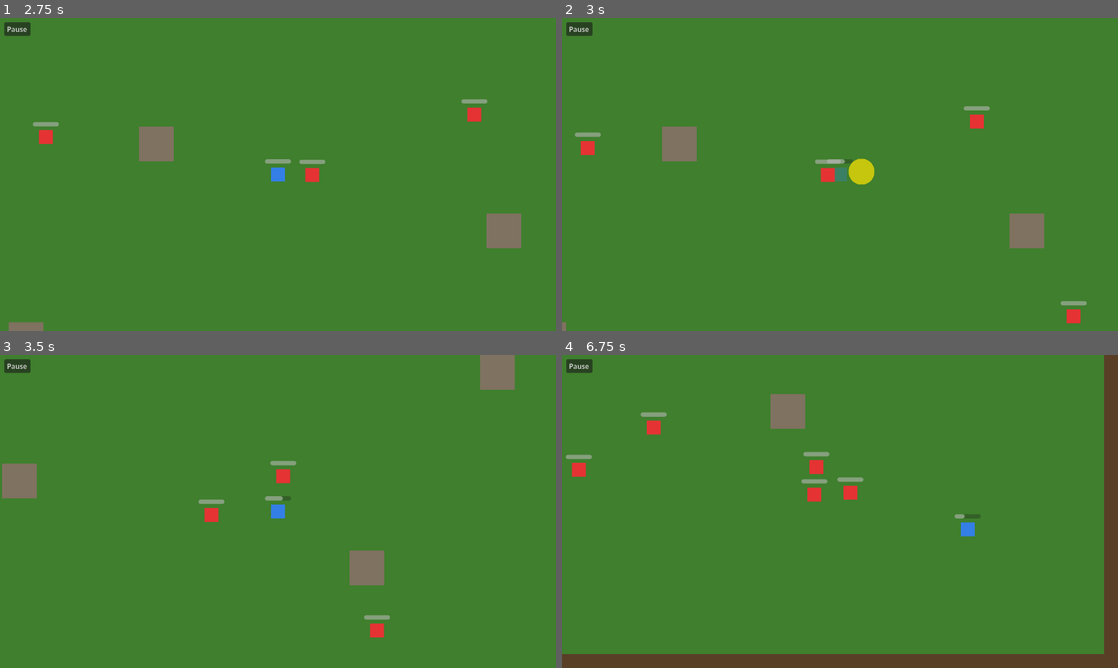
Above: before the commit, frames 1-4 (two rows, left to right).
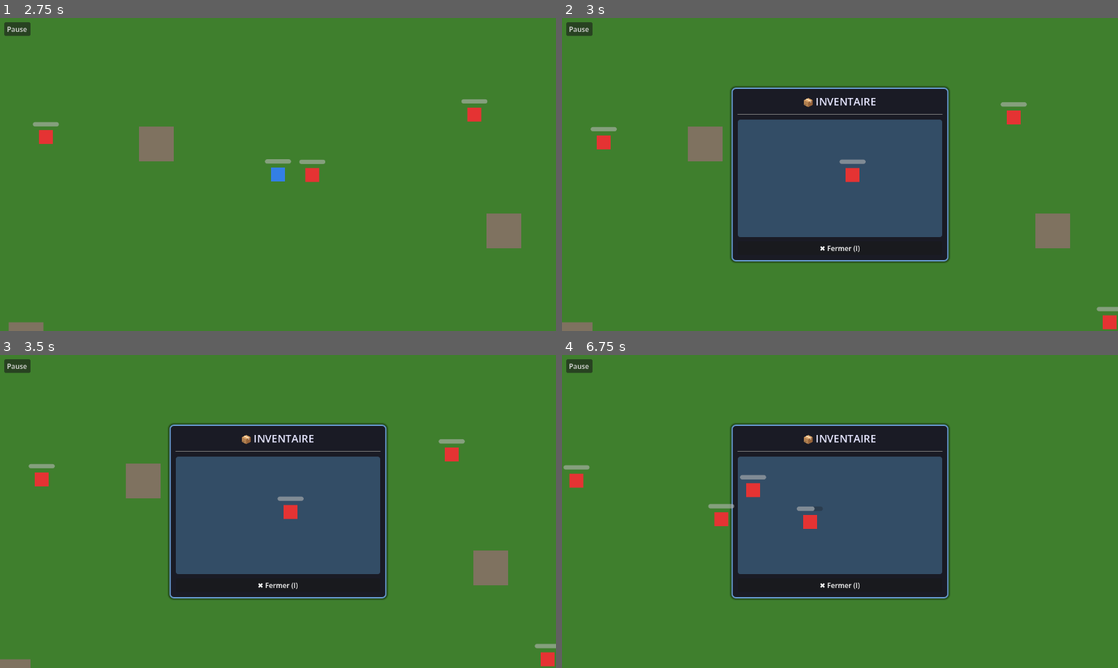
Above: after the commit, the same moments.

Repository: zwentty/v-2-jeu
Game: Godot game, scene res://scenes/menus/menu.tscn
The game is run twice, just before and just after one commit, with the same random seed, the same clock (stepped at 60 frames per second) and the same inputs.
Inputs (mouse positions are in pixels of both pictures, inside the frame that each line leads up to):
- Up to frame 1 (2.75 s): click "Démarrer" at 0.5 s; click "Pause" at 1.25 s; click "Reprendre" at 2 s
- Up to frame 2 (3 s): tap Enter at 2.75 s; move the mouse to (962, 158) at 2.77 s; hold D from 2.78 s (still down); tap I at 2.85 s; click (962, 158) at 2.92 s
- Up to frame 3 (3.5 s): keep holding D; tap E at 3.05 s
- Up to frame 4 (6.75 s): release D at 3.5 s; click (840, 586) at 3.5 s, where only the run after the commit has a clickable "✖ Fermer (I)"; move the mouse to (728, 527) at 4.27 s; hold S 4.28-5.03 s; tap E at 4.35, 5.3, 5.85 s; tap I at 4.55, 5.1, 6.05 s; move the mouse to (895, 442) at 5.02 s; hold D 5.03-6.53 s; move the mouse to (812, 574) at 5.77 s; click (812, 574) at 5.92 s; move the mouse to (1006, 558) at 6.52 s; hold S from 6.53 s (still down); hold Q from 6.53 s (still down)

Frame 1 is identical in both runs. In frame 2, 26% of the frame differs, in the area x 0-100%, y 21-100%; in frame 3, 26%; in frame 4, 31%, in the area x 0-100%, y 0-100%.

Commit message:
ajout inventaire et objet
Co-authored-by: Copilot <copilot@github.com>

Diff:
--- a/scenes/enemy/enemy.gd
+++ b/scenes/enemy/enemy.gd
@@ -151,10 +151,21 @@
 # =============================================================================
 # _die()
 # Appelée quand l'ennemi meurt
-# Charge l'écran de victoire
+# Drop un objet à sa position avant de disparaître
 # =============================================================================
 func _die() -> void:
 	print("Ennemi éliminé !")
+
+	# Créer un objet à la position de l'ennemi
+	var item_scene: PackedScene = load("res://scenes/items/item.tscn")
+	var item: Node2D = item_scene.instantiate()
+	item.global_position = global_position
+	item.item_name = "Butin d'ennemi"
+
+	# Ajouter l'objet à la scène (au même niveau que l'ennemi)
+	get_parent().add_child(item)
+
+	# Supprimer l'ennemi
 	queue_free()
 
 # =============================================================================
--- /dev/null
+++ b/scenes/items/item.gd
@@ -0,0 +1,37 @@
+# =============================================================================
+# item.gd
+# Script pour un objet ramassable au sol
+# =============================================================================
+extends Area2D
+
+# Nom de l'objet
+@export var item_name: String = "Objet"
+
+# Est-ce que le joueur est à proximité ?
+var player_nearby: bool = false
+
+func _ready() -> void:
+	# Ajouter au groupe "item" pour que le joueur puisse les détecter
+	add_to_group("item")
+
+	# Connecter les signaux de détection
+	body_entered.connect(_on_body_entered)
+	body_exited.connect(_on_body_exited)
+
+	# Afficher le nom de l'objet
+	$Label.text = "E"
+
+func _on_body_entered(body: Node2D) -> void:
+	if body.is_in_group("player"):
+		player_nearby = true
+		$Label.visible = true
+
+func _on_body_exited(body: Node2D) -> void:
+	if body.is_in_group("player"):
+		player_nearby = false
+		$Label.visible = false
+
+# Fonction appelée par le joueur pour ramasser l'objet
+func pickup() -> String:
+	queue_free()  # Supprime l'objet de la scène
+	return item_name
--- /dev/null
+++ b/scenes/items/item.tscn
@@ -0,0 +1,26 @@
+[gd_scene load_steps=3 format=3]
+
+[ext_resource type="Script" path="res://scenes/items/item.gd" id="1"]
+
+[sub_resource type="CircleShape2D" id="1"]
+radius = 25.0
+
+[node name="Item" type="Area2D"]
+collision_layer = 8
+collision_mask = 1
+script = ExtResource("1")
+
+[node name="Visual" type="Polygon2D" parent="."]
+color = Color(1, 0.8, 0, 1)
+polygon = PackedVector2Array(-12, -12, 12, -12, 12, 12, -12, 12)
+
+[node name="CollisionShape2D" type="CollisionShape2D" parent="."]
+shape = SubResource("1")
+
+[node name="Label" type="Label" parent="."]
+offset_left = -20.0
+offset_top = -35.0
+offset_right = 20.0
+offset_bottom = -20.0
+text = "E"
+horizontal_alignment = 1
--- a/scenes/player/player.gd
+++ b/scenes/player/player.gd
@@ -64,6 +64,9 @@
 # Timer du cooldown d'attaque (temps avant de pouvoir attaquer à nouveau)
 var attack_cooldown_timer: float = 0.0
 
+# Référence à l'inventaire
+var inventory: Control = null
+
 # -----------------------------------------------------------------------------
 # _ready()
 # Appelée UNE SEULE FOIS quand le nœud entre dans la scène.
@@ -82,6 +85,12 @@
 	# Connecter le signal de l'Area2D pour détecter les ennemis touchés
 	$AttackArea.body_entered.connect(_on_attack_hit)
 
+	# Créer l'inventaire et l'ajouter à la caméra (pour qu'il suive le joueur)
+	var inventory_scene: PackedScene = load("res://scenes/ui/inventory.tscn")
+	inventory = inventory_scene.instantiate()
+	inventory.process_mode = Node.PROCESS_MODE_ALWAYS  # L'inventaire fonctionne même en pause
+	$Camera2D.add_child(inventory)
+
 # -----------------------------------------------------------------------------
 # _physics_process(delta)
 # Appelée à CHAQUE FRAME physique (par défaut 60 fois/seconde).
@@ -93,6 +102,36 @@
 	_handle_movement()
 	_handle_invincibility(delta)
 	_handle_attack(delta)
+
+# -----------------------------------------------------------------------------
+# _unhandled_input(event)
+# Gère les entrées clavier ponctuelles (inventaire et ramassage)
+# -----------------------------------------------------------------------------
+func _unhandled_input(event: InputEvent) -> void:
+	if event is InputEventKey and event.pressed and not event.echo:
+		# Touche I : ouvrir/fermer l'inventaire
+		if event.keycode == KEY_I:
+			if inventory:
+				inventory.toggle_visibility()
+			get_viewport().set_input_as_handled()
+
+		# Touche E : ramasser un objet
+		elif event.keycode == KEY_E:
+			# Chercher les objets à proximité
+			var items := get_tree().get_nodes_in_group("item")
+
+			for item in items:
+				# Vérifier si l'objet a la méthode pickup (objet ramassable)
+				if item.has_method("pickup"):
+					# Vérifier la distance
+					var distance := global_position.distance_to(item.global_position)
+					if distance <= 50.0:  # Portée de ramassage : 50 pixels
+						# Ramasser l'objet
+						var item_name: String = item.pickup()
+						if inventory:
+							inventory.add_item(item_name)
+						get_viewport().set_input_as_handled()
+						break  # Ne ramasser qu'un objet à la fois
 
 # -----------------------------------------------------------------------------
 # _handle_movement()
--- /dev/null
+++ b/scenes/ui/inventory.gd
@@ -0,0 +1,60 @@
+# =============================================================================
+# inventory.gd
+# Script de l'interface d'inventaire
+# =============================================================================
+extends Control
+
+# Dictionnaire des objets dans l'inventaire {nom: quantité}
+var items: Dictionary = {}
+
+func _ready() -> void:
+	# Connecter le bouton de fermeture
+	$Panel/VBoxContainer/CloseButton.pressed.connect(_on_close_pressed)
+
+	# Mettre à jour l'affichage
+	update_display()
+
+# Gérer les entrées clavier (fonctionne même en pause grâce à PROCESS_MODE_ALWAYS)
+func _input(event: InputEvent) -> void:
+	# Fermer l'inventaire avec la touche I quand il est ouvert
+	if visible and event is InputEventKey:
+		if event.pressed and not event.echo and event.keycode == KEY_I:
+			toggle_visibility()
+			get_viewport().set_input_as_handled()
+
+# Ajoute un objet à l'inventaire
+func add_item(item_name: String) -> void:
+	# Si l'objet existe déjà, on incrémente le compteur
+	if items.has(item_name):
+		items[item_name] += 1
+	else:
+		items[item_name] = 1
+
+	update_display()
+	print("Objet ajouté : %s (total: %d)" % [item_name, items[item_name]])
+
+# Met à jour l'affichage de la liste
+func update_display() -> void:
+	var item_list := $Panel/VBoxContainer/ItemList
+	item_list.clear()
+
+	# Afficher chaque type d'objet avec sa quantité
+	for item_name in items.keys():
+		var quantity: int = items[item_name]
+		if quantity > 1:
+			item_list.add_item("%s x%d" % [item_name, quantity])
+		else:
+			item_list.add_item(item_name)
+
+# Affiche/cache l'inventaire
+func toggle_visibility() -> void:
+	visible = !visible
+
+	# Pause le jeu quand l'inventaire est ouvert
+	if visible:
+		get_tree().paused = true
+	else:
+		get_tree().paused = false
+
+func _on_close_pressed() -> void:
+	toggle_visibility()
--- /dev/null
+++ b/scenes/ui/inventory.tscn
@@ -0,0 +1,89 @@
+[gd_scene load_steps=4 format=3]
+
+[ext_resource type="Script" path="res://scenes/ui/inventory.gd" id="1"]
+
+[sub_resource type="StyleBoxFlat" id="StyleBoxFlat_1"]
+bg_color = Color(0.1, 0.1, 0.15, 0.95)
+corner_radius_top_left = 10
+corner_radius_top_right = 10
+corner_radius_bottom_right = 10
+corner_radius_bottom_left = 10
+border_width_left = 3
+border_width_top = 3
+border_width_right = 3
+border_width_bottom = 3
+border_color = Color(0.4, 0.6, 0.8, 1)
+shadow_size = 5
+shadow_color = Color(0, 0, 0, 0.5)
+
+[sub_resource type="StyleBoxFlat" id="StyleBoxFlat_2"]
+bg_color = Color(0.2, 0.3, 0.4, 1)
+corner_radius_top_left = 5
+corner_radius_top_right = 5
+corner_radius_bottom_right = 5
+corner_radius_bottom_left = 5
+
+[node name="Inventory" type="Control"]
+visible = false
+layout_mode = 3
+anchors_preset = 15
+anchor_right = 1.0
+anchor_bottom = 1.0
+script = ExtResource("1")
+
+[node name="Background" type="ColorRect" parent="."]
+layout_mode = 1
+anchors_preset = 15
+anchor_right = 1.0
+anchor_bottom = 1.0
+color = Color(0, 0, 0, 0.5)
+
+[node name="Panel" type="Panel" parent="."]
+layout_mode = 1
+anchors_preset = 8
+anchor_left = 0.5
+anchor_top = 0.5
+anchor_right = 0.5
+anchor_bottom = 0.5
+offset_left = -250.0
+offset_top = -200.0
+offset_right = 250.0
+offset_bottom = 200.0
+grow_horizontal = 2
+grow_vertical = 2
+theme_override_styles/panel = SubResource("StyleBoxFlat_1")
+
+[node name="VBoxContainer" type="VBoxContainer" parent="Panel"]
+layout_mode = 1
+anchors_preset = 15
+anchor_right = 1.0
+anchor_bottom = 1.0
+offset_left = 15.0
+offset_top = 15.0
+offset_right = -15.0
+offset_bottom = -15.0
+theme_override_constants/separation = 10
+
+[node name="Title" type="Label" parent="Panel/VBoxContainer"]
+layout_mode = 2
+theme_override_colors/font_color = Color(0.9, 0.9, 1, 1)
+theme_override_font_sizes/font_size = 24
+text = "📦 INVENTAIRE"
+horizontal_alignment = 1
+
+[node name="Separator" type="HSeparator" parent="Panel/VBoxContainer"]
+layout_mode = 2
+theme_override_constants/separation = 5
+
+[node name="ItemList" type="ItemList" parent="Panel/VBoxContainer"]
+layout_mode = 2
+size_flags_vertical = 3
+theme_override_colors/font_color = Color(0.9, 0.9, 0.9, 1)
+theme_override_font_sizes/font_size = 16
+theme_override_styles/panel = SubResource("StyleBoxFlat_2")
+
+[node name="CloseButton" type="Button" parent="Panel/VBoxContainer"]
+layout_mode = 2
+theme_override_colors/font_color = Color(1, 1, 1, 1)
+theme_override_font_sizes/font_size = 16
+text = "✖ Fermer (I)"
